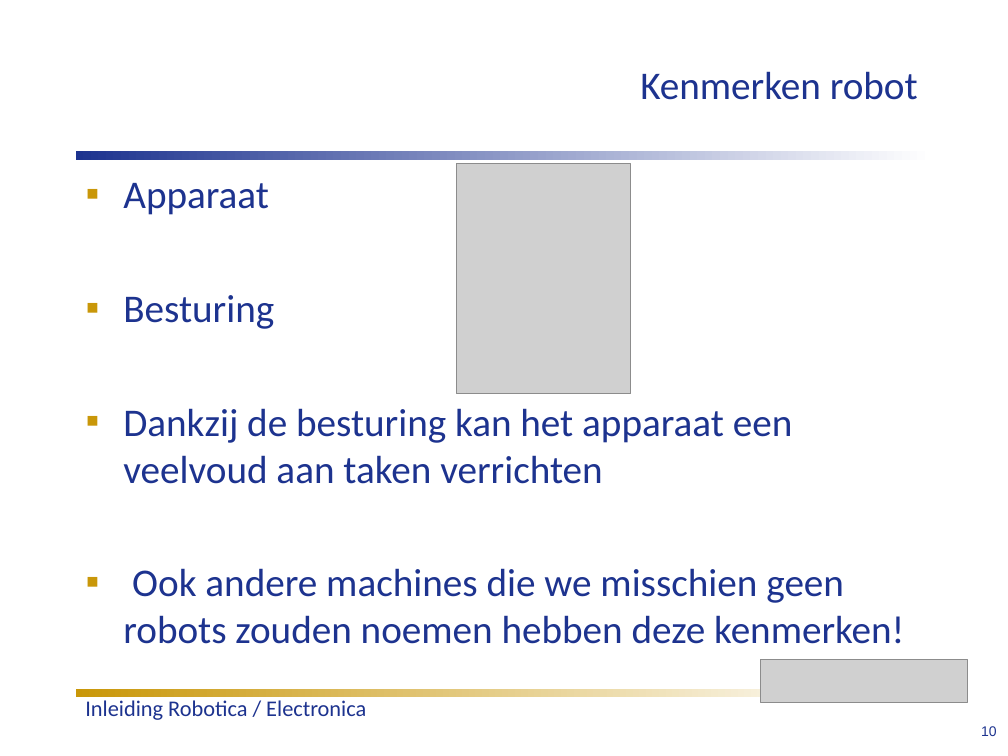
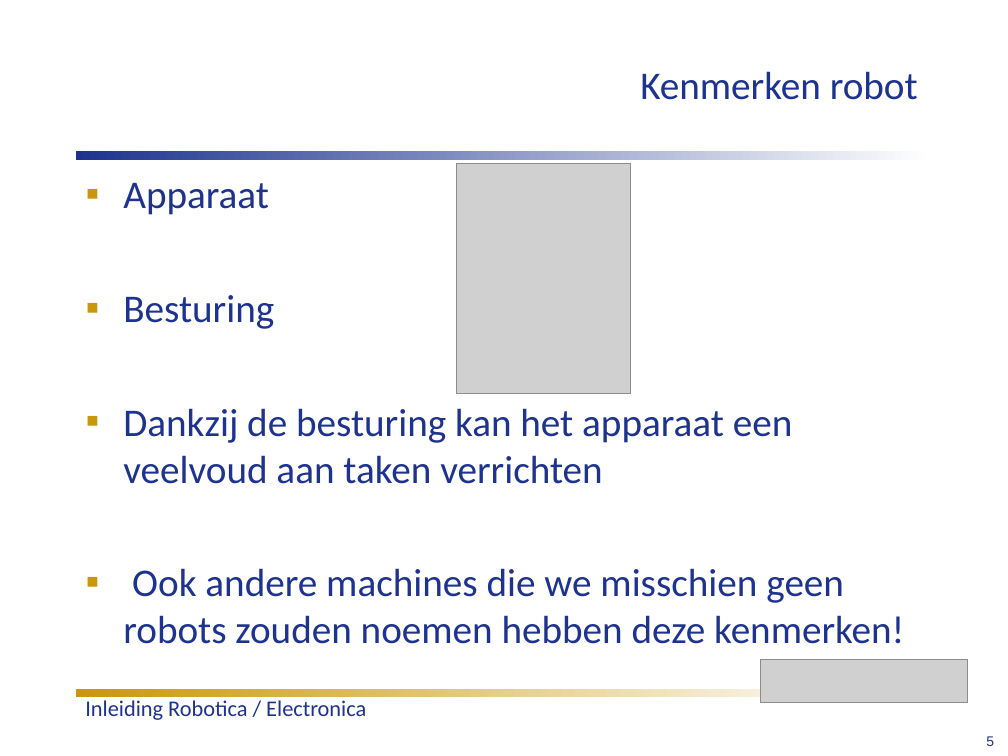
Before and after one commit to humiq/Greendevelopment, a slide deck: slide 5 of trunk/documents/Colleges/ISIROB College 1.ppt. Drawn at 1008x756 pixels with LibreOffice and Linux fonts; fonts in the diff are those of the drawing; grey boxes stand for pictures. Boxes give left, top, right and bottom in pixels: in the first picture for what was removed or moved away, otherwise in the second. Text is boxed around its words. In the diff, an @@ line names an element or a change of style, - is before the commit and + after.

```diff
--- a/trunk/documents/Colleges/ISIROB College 1.ppt
+++ b/trunk/documents/Colleges/ISIROB College 1.ppt
@@ text removed at (981, 726, 997, 736) @@
-10
@@ page number added at (986, 736, 994, 746), 10 pt, text #1D338F @@
+5
```
Also in this commit, not shown: 24 other slides changed.
